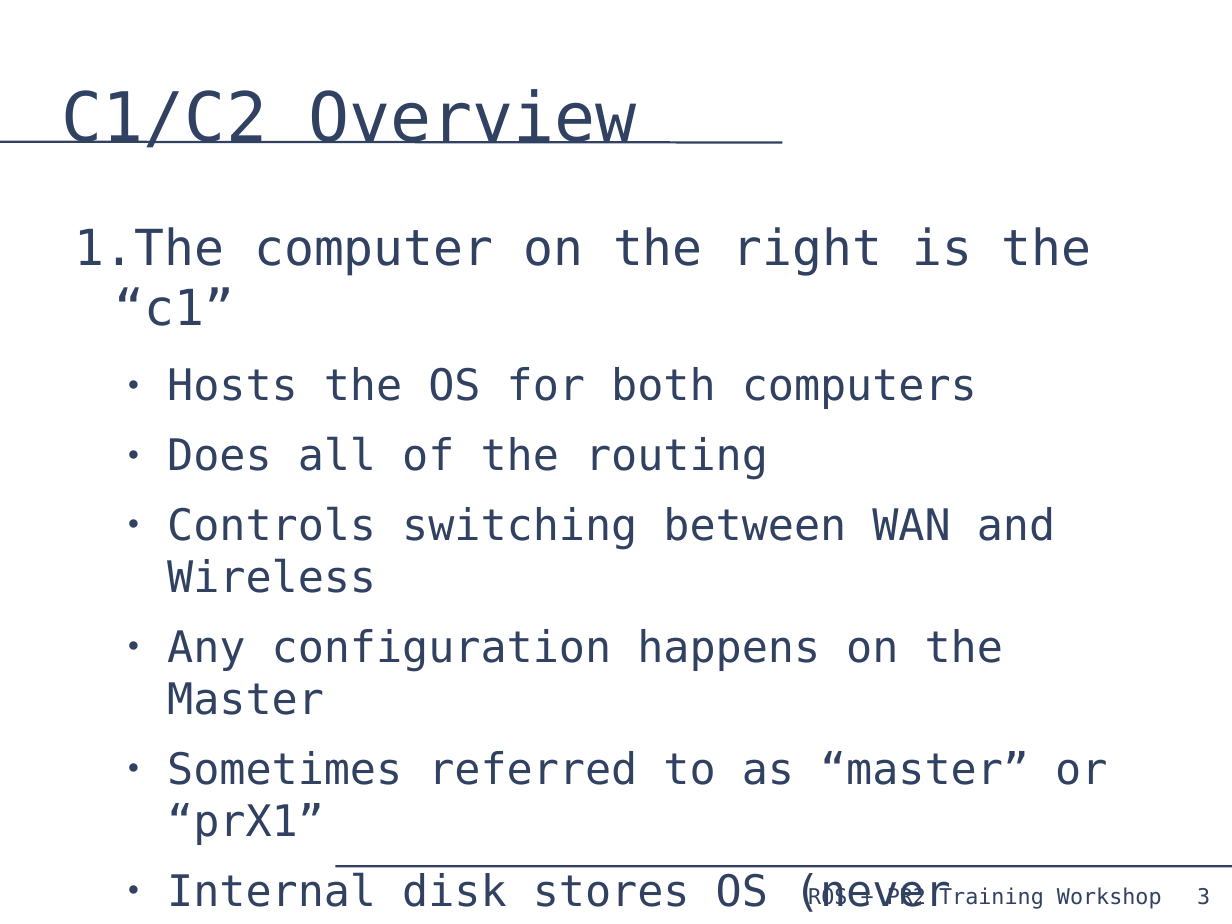
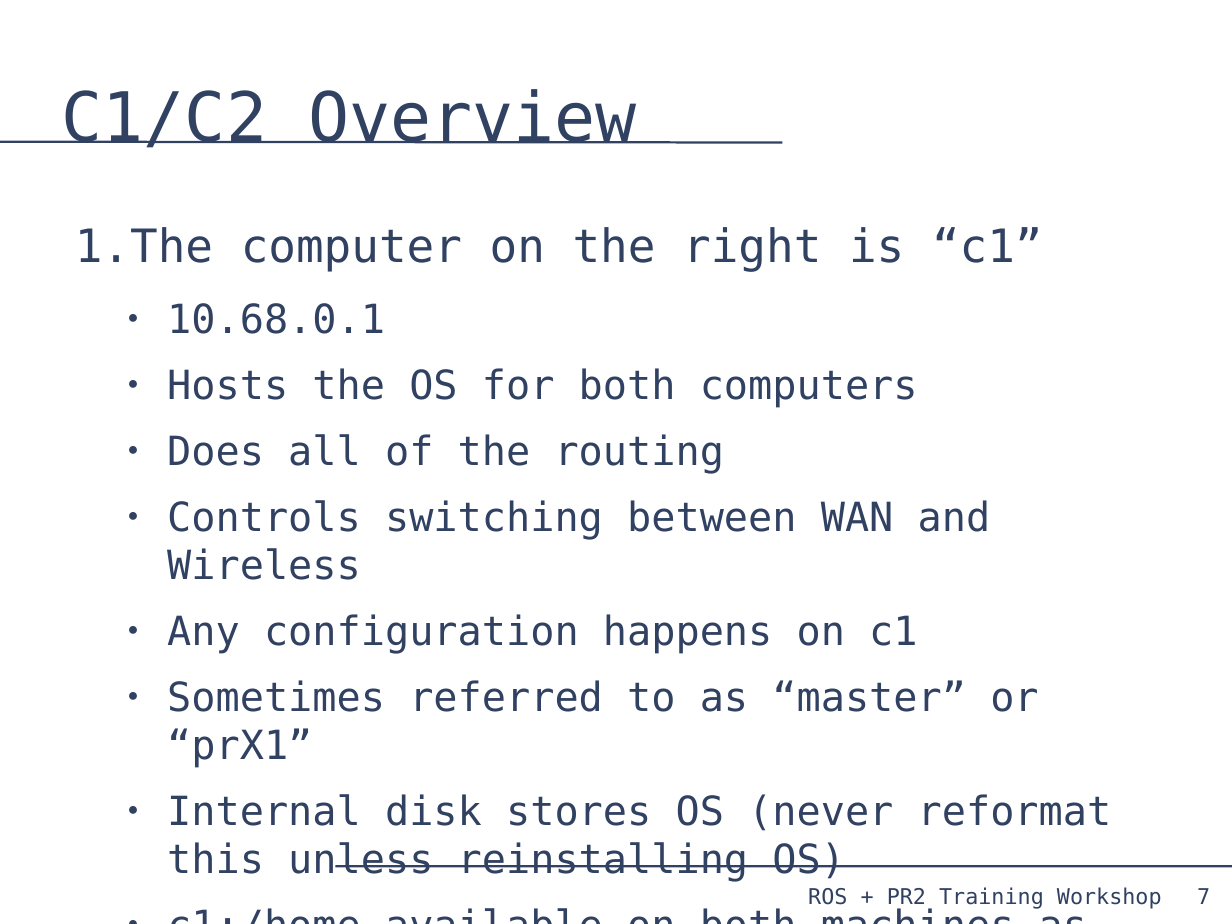
Before and after one commit to PR2/pr2_docs, a slide deck: slide 7 of pr2_training_workshop/pr2_sysadmin/pr2_syasdmin.odp (slide 3 before the commit). Drawn at 1232x924 pixels with LibreOffice and Linux fonts; fonts in the diff are those of the drawing. Boxes give left, top, right and bottom in pixels: in the first picture for what was removed or moved away, otherwise in the second. Text is boxed around its words. In the diff, an @@ line names an element or a change of style, - is before the commit and + after.

```diff
--- a/pr2_training_workshop/pr2_sysadmin/pr2_syasdmin.odp
+++ b/pr2_training_workshop/pr2_sysadmin/pr2_syasdmin.odp
@@ text at bbox=[75, 227, 1043, 334]: text changed; size 32 to 29.6 pt @@
-1. The computer on the right is the “c1”
+1. The computer on the right is “c1”
+  ● 10.68.0.1
@@ text at bbox=[167, 368, 1112, 882]: size 28 to 25.9 pt in "Hosts the OS for both computers", "Does all of the routing", "Controls switching between WAN and Wireless", "Sometimes referred to as “master” or “prX1”" and 2 more places @@
@@ text at bbox=[167, 614, 917, 654]: text changed; size 28 to 25.9 pt @@
-  ● Any configuration happens on the Master
+  ● Any configuration happens on c1
@@ page number at bbox=[1197, 888, 1210, 904]: text changed @@
-3
+7
```
Also in this commit, not shown: 11 other slides changed, 8 slides added, 1 slide removed, 1 other file.
